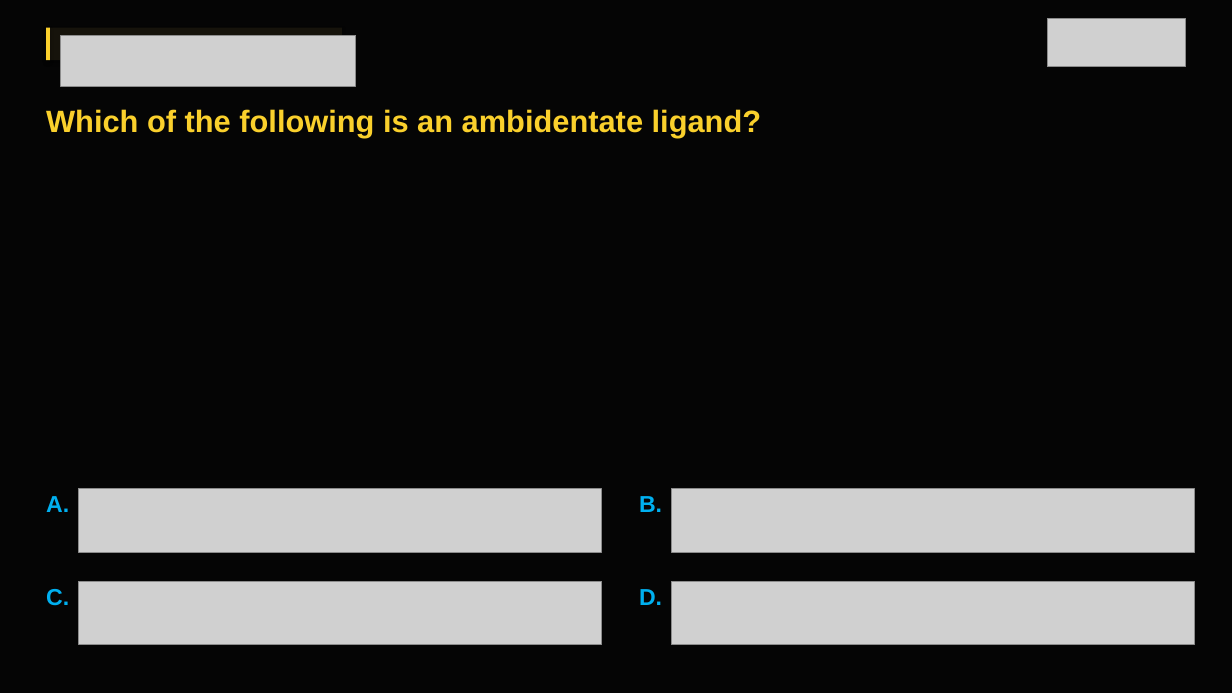
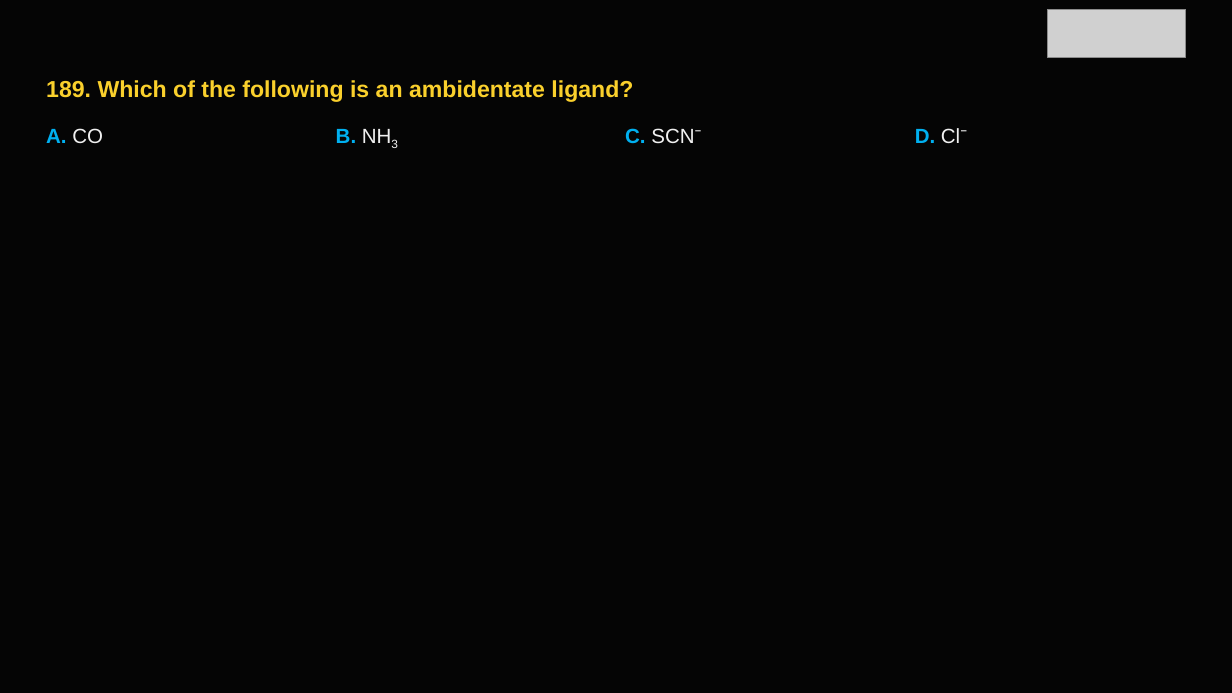
Before and after one commit to lekhan-03/PDFtoSLIDES, a slide deck: slide 191 of data/outputs/chemistry_v4.pptx (slide 197 before the commit). Drawn at 1232x693 pixels with LibreOffice and Linux fonts; fonts in the diff are those of the drawing; grey boxes stand for pictures. Boxes give left, top, right and bottom in pixels: in the first picture for what was removed or moved away, otherwise in the second. Text is boxed around its words. In the diff, an @@ line names an element or a change of style, - is before the commit and + after.

```diff
--- a/data/outputs/chemistry_v4.pptx
+++ b/data/outputs/chemistry_v4.pptx
@@ rectangle removed at [46, 28, 342, 60] @@
@@ rectangle removed at [46, 28, 50, 60] @@
@@ picture: place and size @@
-picture at [1047, 18, 1186, 67]
+picture at [1047, 9, 1186, 57]
@@ picture removed at [60, 35, 356, 86] @@
@@ text at [46, 80, 633, 102]: text changed; size 24 to 18 pt @@
-Which of the following is an ambidentate ligand?
+189. Which of the following is an ambidentate ligand?
@@ text at [46, 128, 103, 143]: text changed; size 18 to 16 pt @@
-A.
+A. CO
@@ text added at [336, 129, 356, 143], 16 pt, text #F0F0F0 @@
+B. NH3
@@ text at [625, 128, 701, 144]: text changed; size 18 to 16 pt; text colour #00B0F0 to #F0F0F0; bold off @@
-C.
+C. SCN⁻
@@ text at [915, 128, 967, 143]: text changed; size 18 to 16 pt; text colour #00B0F0 to #F0F0F0; bold off @@
-D.
+D. Cl⁻
@@ picture removed at [79, 489, 602, 553] @@
@@ text removed at [639, 496, 662, 512] @@
-B.
@@ picture removed at [671, 489, 1194, 553] @@
@@ picture removed at [79, 581, 602, 645] @@
@@ picture removed at [671, 581, 1194, 645] @@
```
Also in this commit, not shown: 165 other slides changed, 40 slides added, 38 slides removed, 13 other files.
